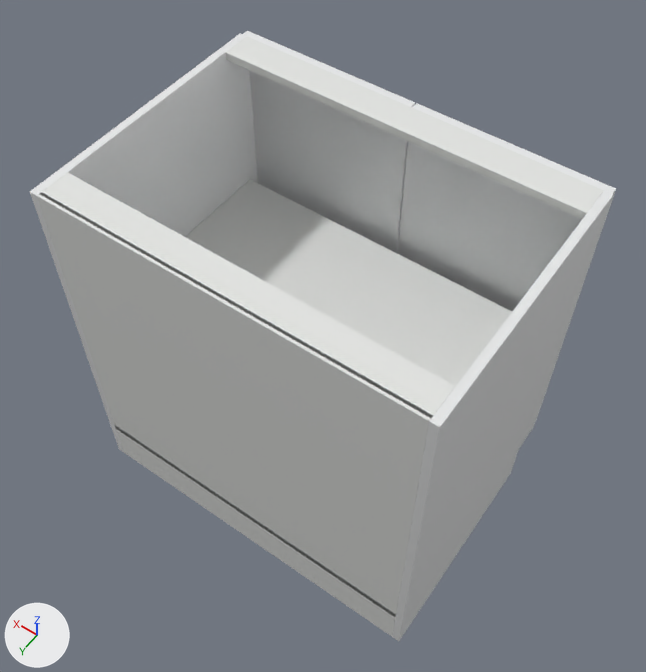
The glTF model storefront/public/cabinet-inventory/models/bvc-2292.glb, before and after one commit.
Both versions are drawn from a camera (50 mm lens) standing at (-0.262, 0.653, 1.961) and looking at (0.427, -0.311, 0.446). The lights are fixed; the arrows at lower left show +X, +Y and +Z. The older version comes first. Where no turn or scale is listed for an object, it has been applied to the vertices.

The first picture shows 'Adjustable shelf', 'Cabinet back', 'Cabinet side', 'Cabinet side.001', 'Door', 'Door.001', 'Recessed side plinth', 'Top support rail', 'Top support rail.001' and 2 more.
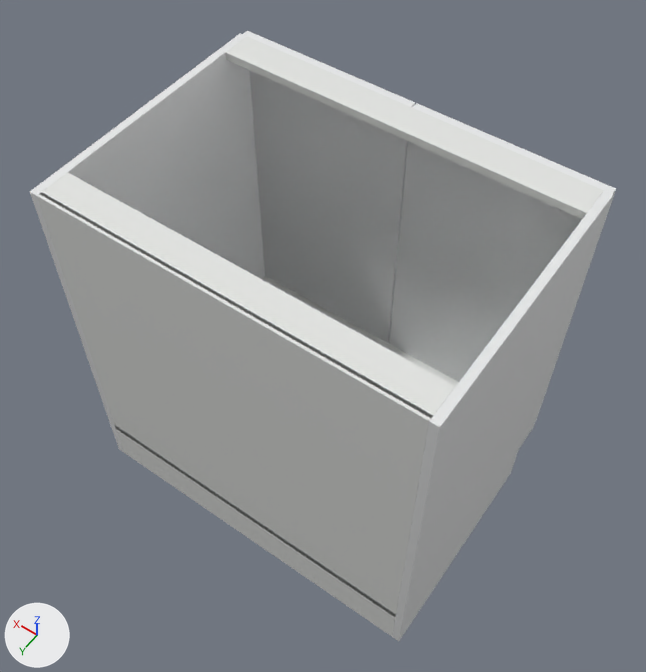
What differs and where, as boxes (x1, y1, x2, y2) in the pictures (646 x 672 px):
'Adjustable shelf', deleted
    before: (186, 180, 512, 386)
'Cabinet bottom', unchanged, uncovered by the edit
    before: (115, 425, 396, 617)
    after: (115, 276, 459, 617)

The edits, one by one:
Object 'Adjustable shelf' (ob_adjustable_shelf) is deleted.
